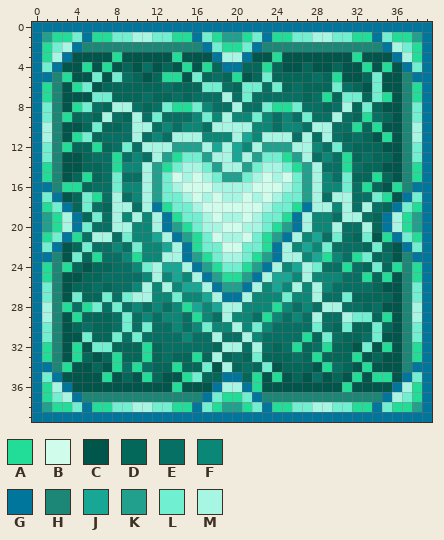
Two versions of one pixel-art sprite, icon.png. The picture above is the old version.
The file is 80x80 pixels, drawn in blocks of 2x2; one block is one cell here. Colours within 5 levels of each other are drawn and written as one.
Palette (. is transparent): A #22dd97  B #d0fdeb  C #00564b  D #03675a  E #057063  F #0b8777  G #00769d  H #1c8777  J #17a794  K #21a08d  L #71efd1  M #a7f5e3
After:
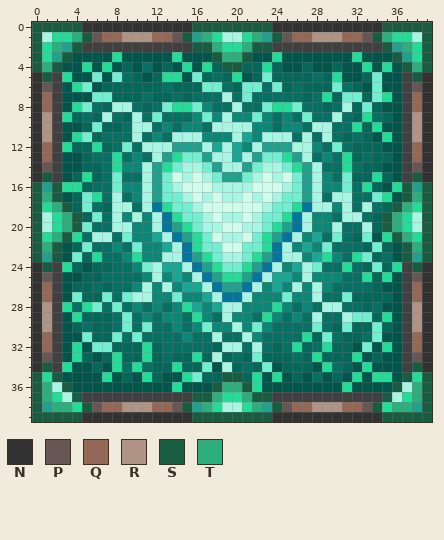
Colours new in this view: N #323232  P #685654  Q #936857  R #af9385  S #185d42  T #2daf7d
Change:
Colour H changes from #1c8777 to #404040.
Colour A replaces colour L in row 35 at x 1 and 38; in row 37 at x 2 and 37; in row 38 at x 4 and 35.
Colour K replaces colour G in row 1 at x 16 and 23; in row 16 at x 1 and 38; in row 23 at x 1 and 38; in row 38 at x 16 and 23.
Colour K replaces colour M in row 2 at x 3 and 36; in row 3 at x 2 and 37.
Colour M replaces colour K in row 1 at x 1, 19 to 20 and 38; in rows 19 to 20 at x 1 and 38; in row 38 at x 19 to 20.
Colour N replaces colour G in row 0 at x 5 to 15 and 24 to 34; in rows 5 to 15 at x 0 and 39; in rows 24 to 34 at x 0 and 39; in row 39 at x 5 to 15 and 24 to 34.
Colour P replaces colour A in row 1 at x 6, 14, 25 and 33; in row 6 at x 1 and 38; in row 14 at x 1 and 38; in row 25 at x 1 and 38; in row 33 at x 1 and 38; in row 38 at x 6, 14, 25 and 33.
Colour Q replaces colour A in row 1 at x 7 and 32; in row 7 at x 1 and 38; in row 32 at x 1 and 38; in row 38 at x 7 and 32.
Colour Q replaces colour L in row 1 at x 8, 12 to 13, 26 to 27 and 31; in row 8 at x 1 and 38; in rows 12 to 13 at x 1 and 38; in rows 26 to 27 at x 1 and 38; in row 31 at x 1 and 38; in row 38 at x 8, 12 to 13, 26 to 27 and 31.
Colour R replaces colour L in row 1 at x 9 and 30; in row 9 at x 1 and 38; in row 30 at x 1 and 38; in row 38 at x 9 and 30.
Colour R replaces colour M in row 1 at x 10 to 11 and 28 to 29; in rows 10 to 11 at x 1 and 38; in rows 28 to 29 at x 1 and 38; in row 38 at x 10 to 11 and 28 to 29.
Colour S replaces colour A in row 1 at x 15 and 24; in row 15 at x 1 and 38; in row 24 at x 1 and 38; in row 38 at x 15 and 24.
Colour S replaces colour G in row 0 at x 0 to 4, 16 to 23 and 35 to 39; in row 1 at x 0, 5, 34 and 39; in row 2 at x 0, 4, 17, 22, 35 and 39; in row 3 at x 0, 3, 18, 21, 36 and 39; in row 4 at x 0, 2, 19 to 20, 37 and 39; in row 5 at x 1 and 38.
Colour S replaces colour G in row 16 at x 0 and 39; in row 17 at x 0, 2, 37 and 39; in row 18 at x 0, 3, 36 and 39; in rows 19 to 20 at x 0, 4, 35 and 39; in row 21 at x 0, 3, 36 and 39; in row 22 at x 0, 2, 37 and 39.
Colour S replaces colour G in row 23 at x 0 and 39; in row 34 at x 1 and 38; in row 35 at x 0, 2, 19 to 20, 37 and 39; in row 36 at x 0, 3, 18, 21, 36 and 39; in row 37 at x 0, 4, 17, 22, 35 and 39; in row 38 at x 0, 5, 34 and 39.
Colour S replaces colour G in row 39 at x 0 to 4, 16 to 23 and 35 to 39.
Colour S replaces colour H in row 2 at x 16 and 23; in row 16 at x 2 and 37; in row 23 at x 2 and 37; in row 37 at x 16 and 23.
Colour T replaces colour A in rows 36 to 37 at x 1 and 38; in row 38 at x 2 to 3 and 36 to 37.
Colour T replaces colour L in row 1 at x 4, 17, 22 and 35; in row 2 at x 2, 18, 21 and 37; in row 4 at x 1 and 38; in row 17 at x 1 and 38; in row 18 at x 2 and 37; in row 21 at x 2 and 37.
Colour T replaces colour L in row 22 at x 1 and 38; in row 37 at x 18 and 21; in row 38 at x 17 and 22.
Colour T replaces colour M in row 3 at x 19 to 20; in rows 19 to 20 at x 3 and 36; in row 36 at x 19 to 20.
Changed places in both pictures, as pixel boxes (x1, y1, x2, y2):
changed: (32, 22, 432, 422)
